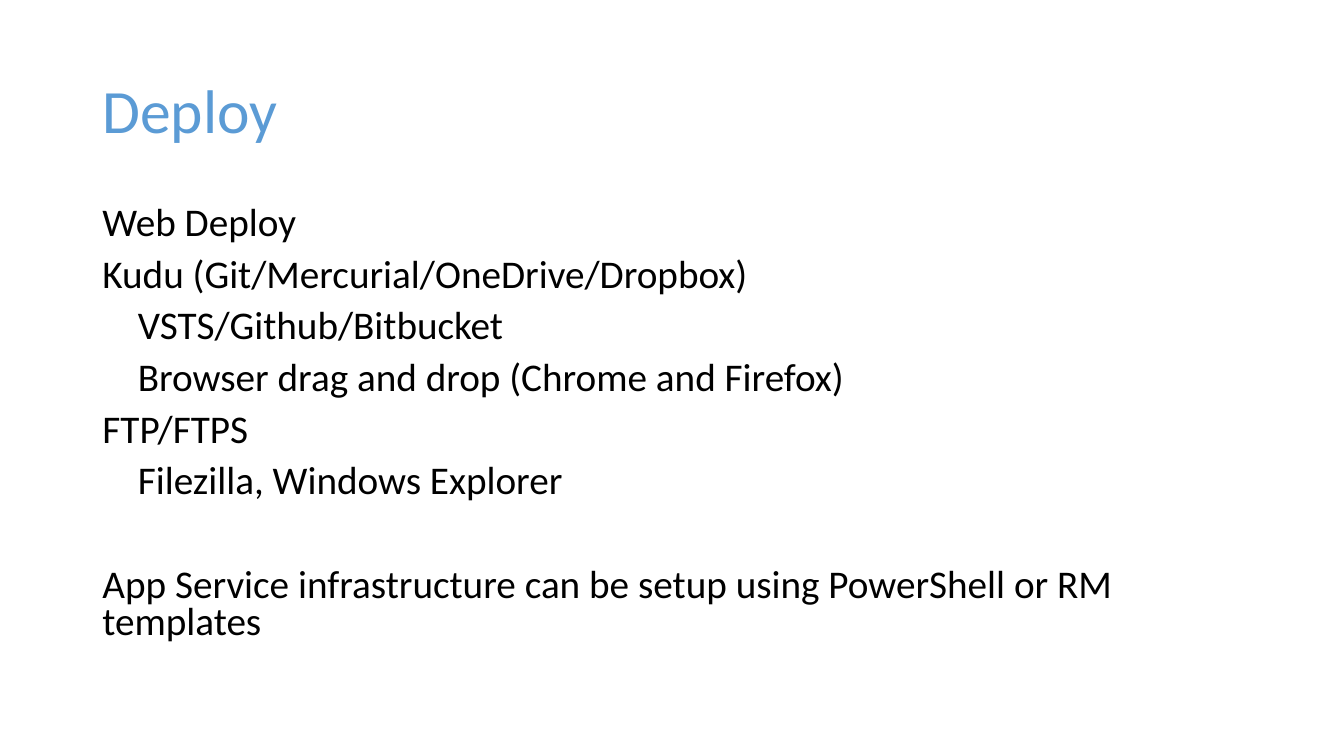
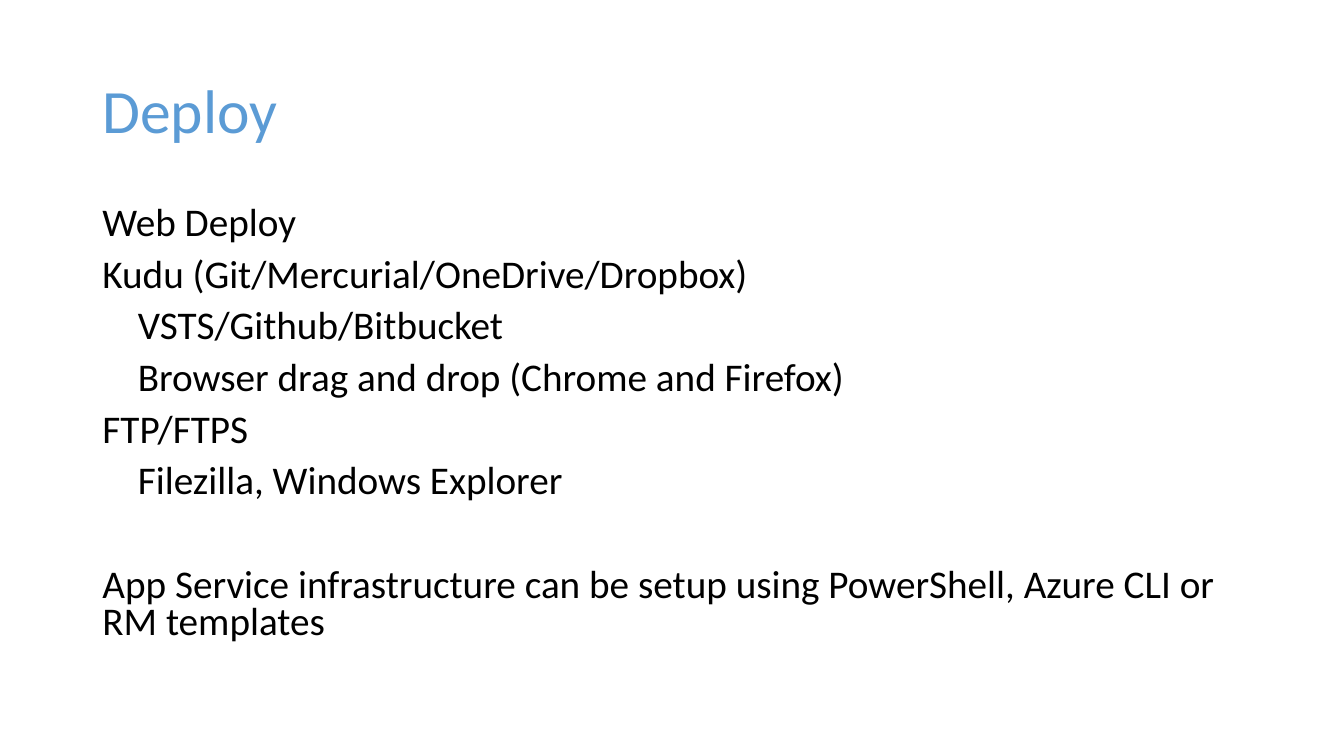
Before and after one commit to guruskill/70-534, a slide deck: slide 25 of Presentations/2017-10-Hartford/70-534-WebAndMobile.pptx (slide 27 before the commit). Drawn at 1344x756 pixels with LibreOffice and Linux fonts; fonts in the diff are those of the drawing. Boxes give left, top, right and bottom in pixels: in the first picture for what was removed or moved away, otherwise in the second. Text is boxed around its words. In the diff, an @@ line names an element or a change of style, - is before the commit and + after.

```diff
--- a/Presentations/2017-10-Hartford/70-534-WebAndMobile.pptx
+++ b/Presentations/2017-10-Hartford/70-534-WebAndMobile.pptx
@@ text at <box>102,570,1214,642</box>: text changed @@
-App Service infrastructure can be setup using PowerShell or RM templates
+App Service infrastructure can be setup using PowerShell, Azure CLI or RM templates
```
Also in this commit, not shown: 10 other slides changed, 2 slides removed, 29 other files.
